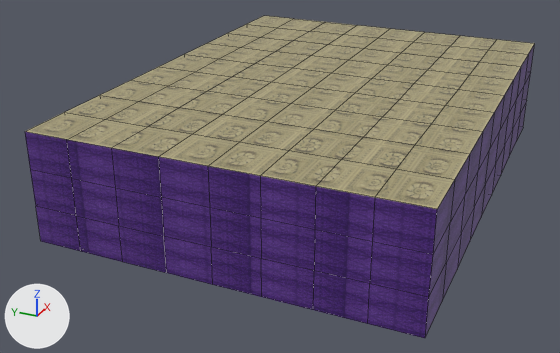
What one commit did to the Blender file blender models/Piano_Room.blend.
Both versions are drawn from a camera (50 mm lens) standing at (-45.9, -12.0, 16.7) and looking at (-13.3, 2.6, 0.4). The axes (+X, +Y, +Z) are drawn at lower left. The lights are the same throughout. The first picture is the older version. Mesh edges are drawn as thin lines.
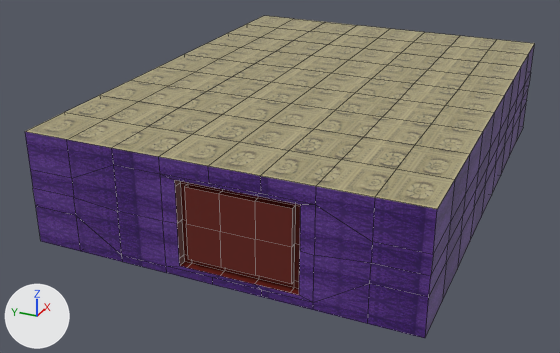
Changed parts and their boxes (x1, y1, x2, y2) in the pictures (560 x 353 px):
part 1 of me_cube_002, cut back: (30, 74, 530, 324) in both
part 2 of me_cube_002, surface changed: (25, 84, 522, 337) in both

Diff of the bpy script that builds the scene:
```diff
--- a/blender models/Piano_Room.blend.py
+++ b/blender models/Piano_Room.blend.py
@@ mat_frame @@
+mat_frame = principled_material('frame')
+mat_frame.base_color = (0.136, 0.0123, 0.00649)  # dark red #671d13
@@ me_cube_002 @@
 # used by ob_cube_001; location = (1.0, -5.0, 0.5); scale = (2.0, 2.0, 0.5)
-me_cube_002.from_pydata(...)  # 248 vertices, 246 faces; spans x -12.01..-0.5, y -1.2..7.37, z -1.0..9.29
+me_cube_002.from_pydata(...)  # 338 vertices, 332 faces; spans x -12.01..-0.5, y -1.2..7.37, z -1.0..9.29
+# me_cube_002 part 1
+# 34 faces are deleted
+# 5 vertices in x -12.01, y 0.94..5.23, z 5.86 move by (0.0, 0.0, 2.0)
+# 5 vertices in x -12.01, y 0.94..5.23, z 2.43 move by (0.0, 0.0, -2.8)
+# 29 vertices are added at x -12.01..-11.81, y 0.94..5.23, z 0.0..7.6
+# 29 new vertices lie (0.0, 0.0, 1.71) away from vertices in x -12.01..-0.5, y -1.2..7.37, z 2.43
+# 18 new vertices lie (0.2, 0.0, 0.0) away from vertices in x -12.01, y 1.23..3.83, z 0.0..7.6
+# 8 new vertices lie (-0.13, 0.0, 0.0) away from vertices in x -11.81, y 1.42..3.67, z 0.63..7.02
+# 6 new vertices lie (0.0, 0.0, -3.19) away from vertices in x -11.94..-11.81, y 1.42..3.67, z 7.02
+# 70 new faces join them, mat_walls (picture img_prpl_wlppr_png)
+# 2 new faces join them, mat_sngl_dr (picture img_wd_dr_png)
+# 48 new faces join them, mat_frame (dark red #671d13)
+# me_cube_002 part 2: 67 kept faces spanning x -12.01..-0.5, y -1.2..7.37, z -1.0..9.29 get new texture (UV) coordinates
 me_cube_002.materials.append(mat_walls)
@@ me_cube_002 @@
 me_cube_002.materials.append(mat_sngl_dr)
+me_cube_002.materials.append(mat_frame)  # dark red #671d13
```
